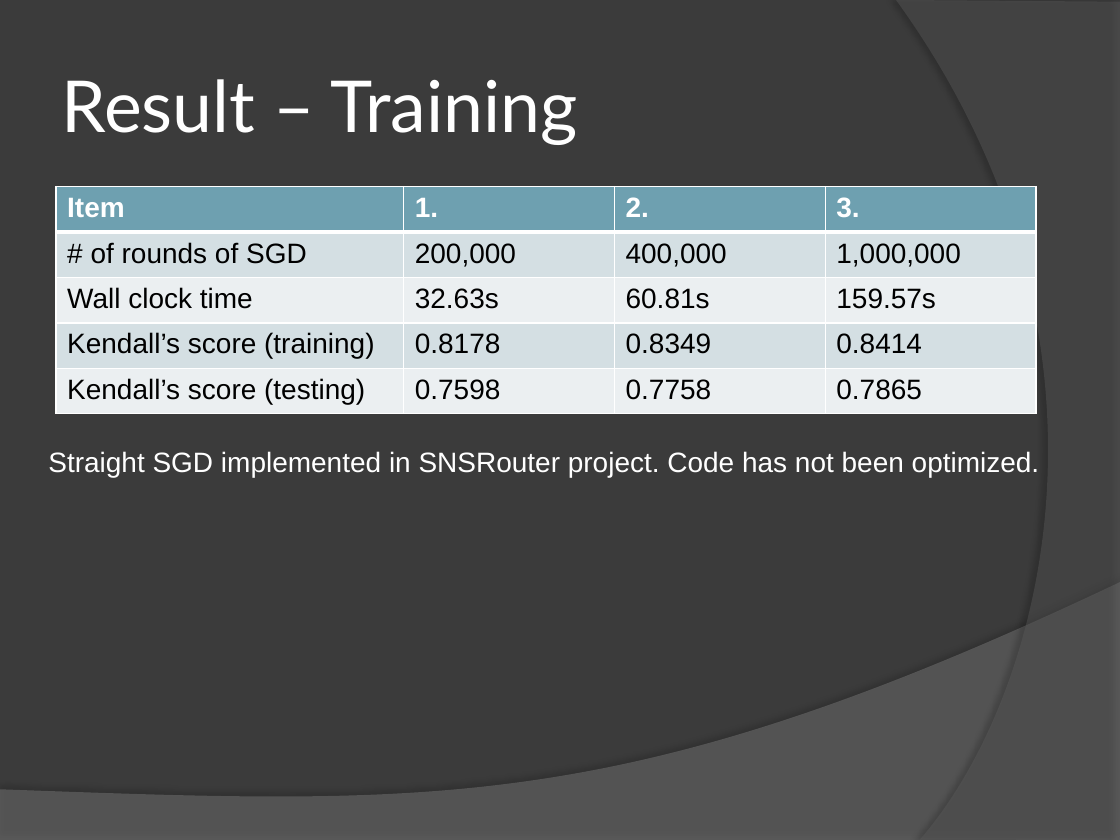
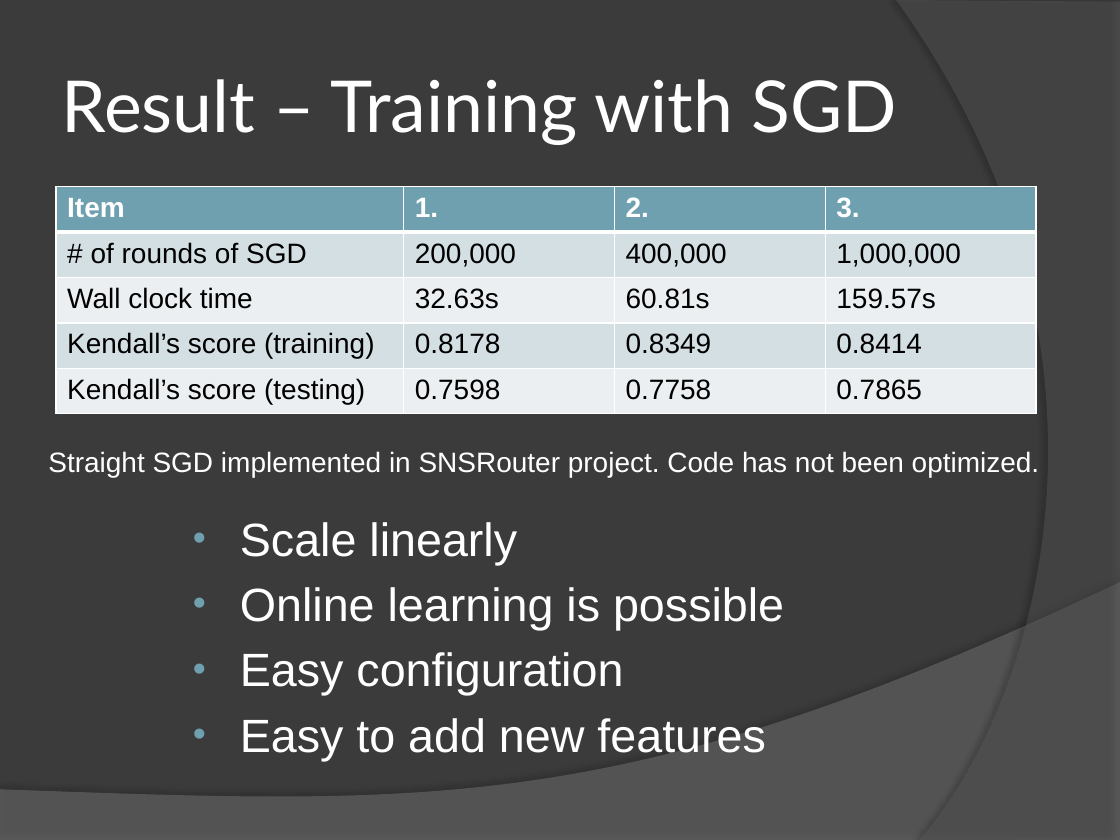
Before and after one commit to hupili/sns-router, a slide deck: slide 17 of report/presentation.pptx (slide 15 before the commit). Drawn at 1120x840 pixels with LibreOffice and Linux fonts; fonts in the diff are those of the drawing. Boxes give left, top, right and bottom in pixels: in the first picture for what was removed or moved away, otherwise in the second. Text is boxed around its words. In the diff, an @@ line names an element or a change of style, - is before the commit and + after.

```diff
--- a/report/presentation.pptx
+++ b/report/presentation.pptx
@@ title at [62, 79, 897, 145]: text changed @@
-Result – Training
+Result – Training with SGD
@@ text added at [240, 522, 784, 761], 30 pt, text #FFFFFF @@
+• Scale linearly
+• Online learning is possible
+• Easy configuration
+• Easy to add new features
```
Also in this commit, not shown: 1 other slide changed, 2 slides added, 1 other file.
